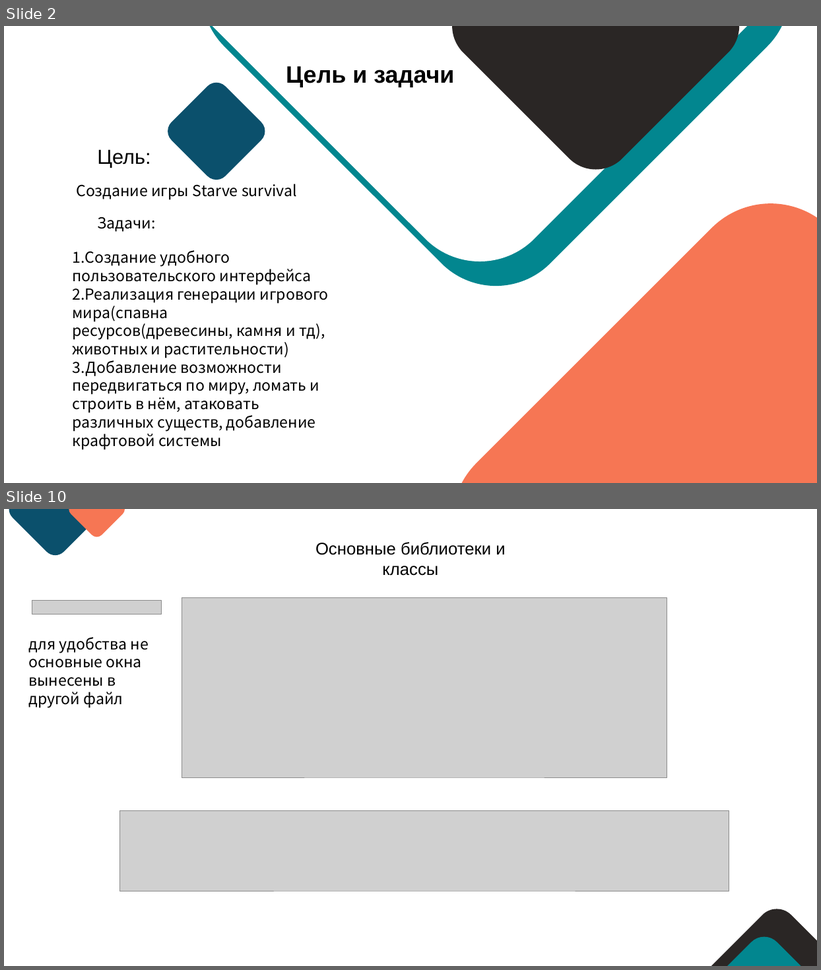
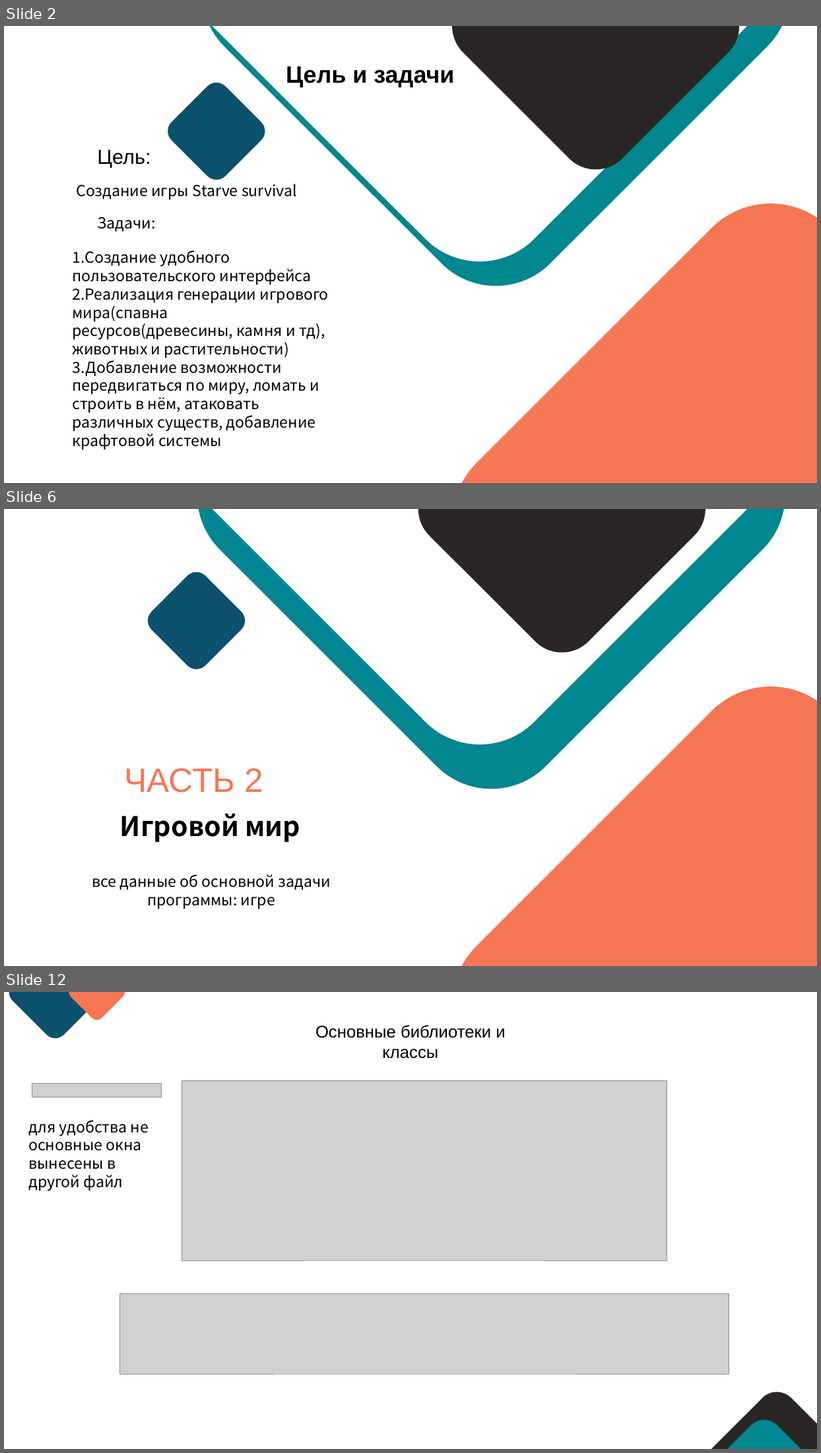
Before and after one commit to Listoker/starve_survival, a slide deck: проект starvesurvival.pptx. Shown one above the other, each under a label of ours: slides 2 and 10 before the commit, slides 2, 6 and 12 after it; the slides between them are not shown. The pictures are 821x970 and 821x1453 pixels, drawn with LibreOffice and Linux fonts; fonts in the diff are those of the drawing; grey boxes stand for pictures. Boxes give left, top, right and bottom in pixels: in the first picture for what was removed or moved away, otherwise in the second. Text is boxed around its words. In the diff, an @@ line names an element or a change of style, - is before the commit and + after.

```diff
--- a/проект starvesurvival.pptx
+++ b/проект starvesurvival.pptx
@@ slide 6 added at box(4, 509, 817, 966), background #FFFFFF @@
@@ rounded rectangle added at box(154, 509, 806, 776), fill #FFFFFF @@
@@ rounded rectangle added at box(165, 509, 817, 821), fill #02868F @@
@@ rounded rectangle added at box(403, 509, 721, 669), fill #2A2625 @@
@@ rounded rectangle added at box(143, 567, 250, 675), fill #0B506C @@
@@ rounded rectangle added at box(418, 652, 817, 966), fill #F67654 @@
@@ text added at box(125, 768, 264, 793), 40 pt, text #F67654 @@
+ЧАСТЬ 2
@@ text added at box(120, 813, 300, 842), 32 pt, text #000000, bold @@
+Игровой мир
@@ text added at box(92, 875, 330, 909), 18 pt, text #000000 @@
+все данные об основной задачи программы: игре
@@ what was slide 10 is now slide 12 @@
```
Also in this commit, not shown: 7 slides changed, 3 other slides added, 3 slides removed, 2 other files.
